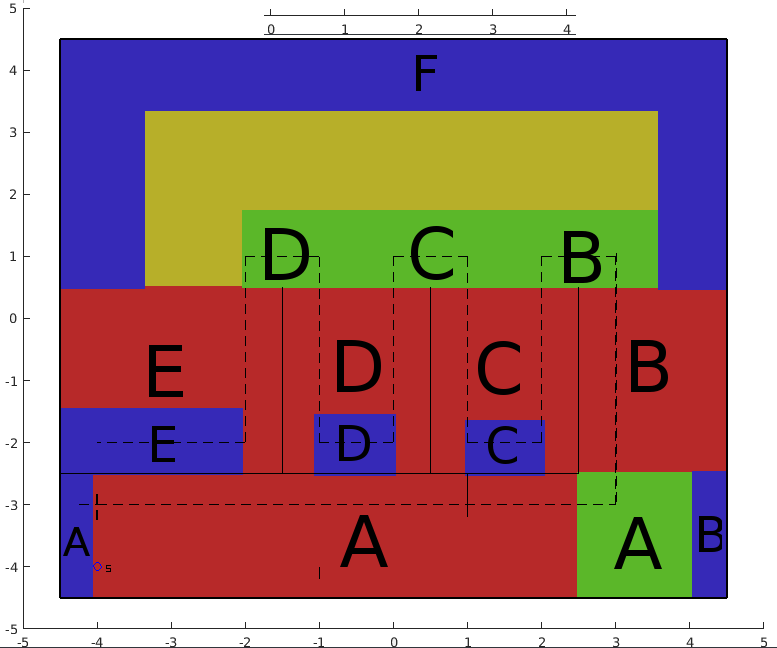
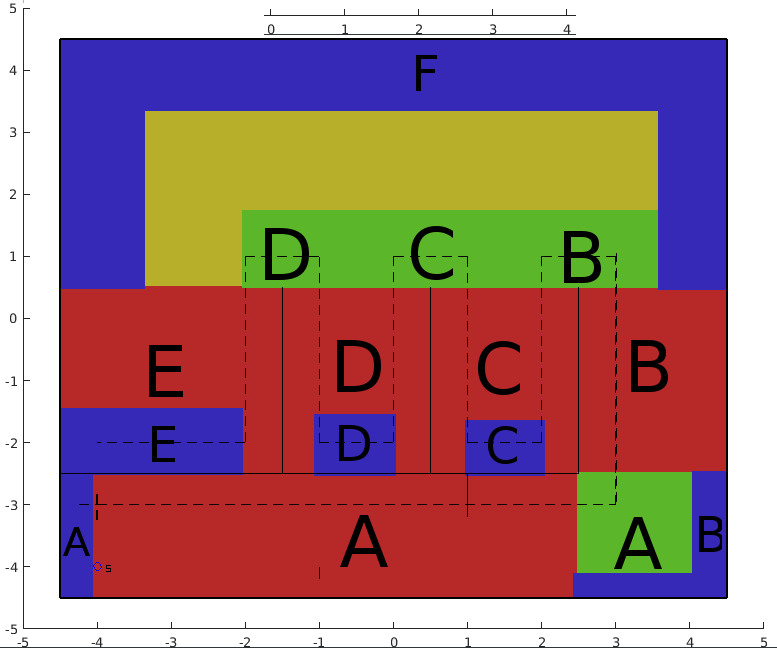
The second 777 x 648 image is a revision of the first. Changes to its layers:
painted on "Spectacle.jd3976.png" over (573, 573, 692, 597)
